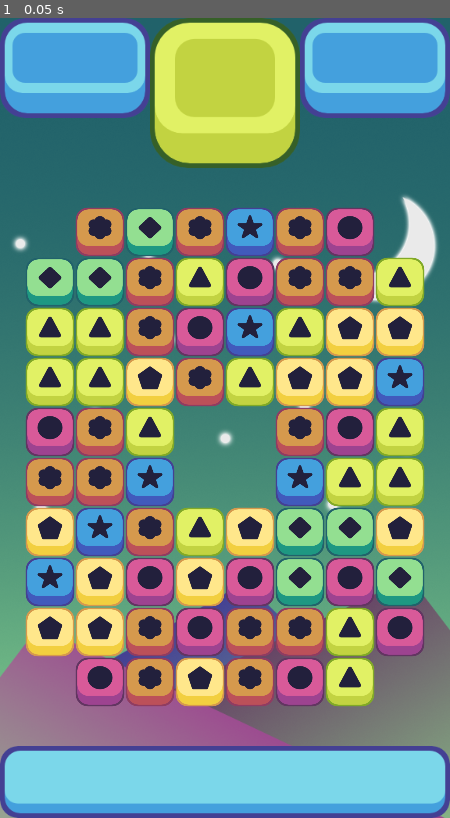
Above: before the commit, frame 1.
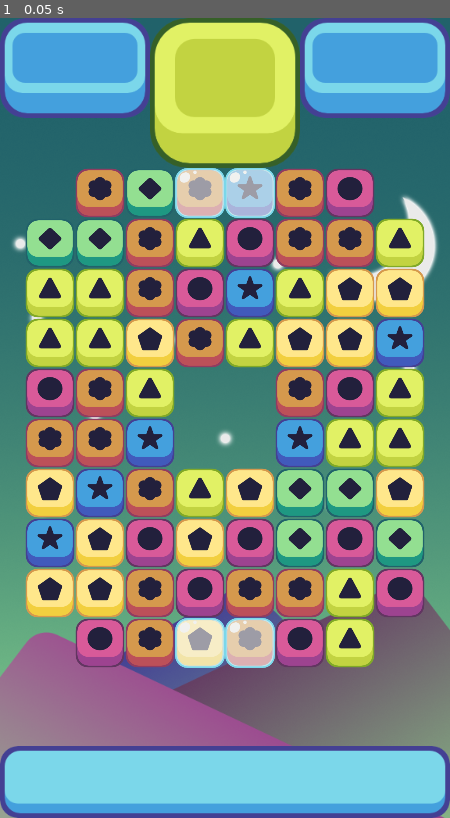
Above: after the commit, the same moment.

Repository: DeXoteric/G_Match3
Game: Godot game, scene res://scenes/GameWIndow.tscn
Two runs of this game, one before a commit and one after it. Both use one fixed random seed, a clock stepped at 60 frames per second and the inputs below.
Inputs:
- Up to frame 1 (0.05 s): no input

The runs differ from the first frame. In frame 1, 48% of the frame differs, in the area x 5-95%, y 18-86%.

Commit message:
Taft Episode 18 and 19

Diff:
--- a/G_Match3/scenes/GameWIndow.tscn
+++ b/G_Match3/scenes/GameWIndow.tscn
@@ -1,9 +1,10 @@
-[gd_scene load_steps=5 format=2]
+[gd_scene load_steps=6 format=2]
 
 [ext_resource path="res://assets/Bottom UI v 2.png" type="Texture" id=1]
 [ext_resource path="res://assets/Top UI v 2.png" type="Texture" id=2]
 [ext_resource path="res://assets/background 2.png" type="Texture" id=3]
 [ext_resource path="res://scripts/Grid.gd" type="Script" id=4]
+[ext_resource path="res://scripts/IceHolder.gd" type="Script" id=5]
 
 [node name="GameWIndow" type="Node2D"]
 
@@ -37,10 +38,14 @@
 width = 8
 height = 10
 x_start = 64
-y_start = 850
+y_start = 800
 offset = 64
 y_offset = 3
 empty_spaces = PoolVector2Array( 0, 0, 7, 0, 0, 9, 7, 9, 3, 4, 3, 5, 4, 4, 4, 5 )
+ice_spaces = PoolVector2Array( 3, 0, 4, 0, 3, 9, 4, 9 )
+
+[node name="IceHolder" type="Node2D" parent="."]
+script = ExtResource( 5 )
 
 [node name="DestroyTimer" type="Timer" parent="."]
 wait_time = 0.5
@@ -53,6 +58,8 @@
 [node name="RefillTimer" type="Timer" parent="."]
 wait_time = 0.5
 one_shot = true
+[connection signal="damage_ice" from="Grid" to="IceHolder" method="_on_Grid_damage_ice"]
+[connection signal="make_ice" from="Grid" to="IceHolder" method="_on_Grid_make_ice"]
 [connection signal="timeout" from="DestroyTimer" to="Grid" method="_on_DestroyTimer_timeout"]
 [connection signal="timeout" from="CollapseTimer" to="Grid" method="_on_CollapseTimer_timeout"]
 [connection signal="timeout" from="RefillTimer" to="Grid" method="_on_RefillTimer_timeout"]
--- /dev/null
+++ b/G_Match3/scenes/Ice.tscn
@@ -0,0 +1,12 @@
+[gd_scene load_steps=3 format=2]
+
+[ext_resource path="res://assets/Ice.png" type="Texture" id=1]
+[ext_resource path="res://scripts/Ice.gd" type="Script" id=2]
+
+[node name="Ice" type="Node2D"]
+script = ExtResource( 2 )
+health = 1
+
+[node name="Sprite" type="Sprite" parent="."]
+scale = Vector2( 0.5, 0.5 )
+texture = ExtResource( 1 )
--- a/G_Match3/scripts/Grid.gd
+++ b/G_Match3/scripts/Grid.gd
@@ -10,6 +10,7 @@
 export var offset: int
 export var y_offset: int
 export var empty_spaces: PoolVector2Array
+export var ice_spaces: PoolVector2Array
 
 var possible_pieces = [
 preload("res://scenes/BluePiece.tscn"),
@@ -29,12 +30,16 @@
 var last_direction := Vector2.ZERO
 var move_checked = false
 
+signal make_ice
+signal damage_ice
+
 
 func _ready():
 	state = MOVE
 	randomize()
 	all_pieces = make_2d_array()
 	spawn_pieces()
+	spawn_ice()
 
 
 func _process(delta):
@@ -42,9 +47,15 @@
 		touch_input()
 
 
-func restricted_movement(place):
-	for i in empty_spaces.size():
-		if empty_spaces[i] == place:
+func restricted_fill(place):
+	if is_in_array(empty_spaces, place):
+		return true
+	return false
+
+
+func is_in_array(array, item):
+	for i in array.size():
+		if array[i] == item:
 			return true
 	return false
 
@@ -61,7 +72,7 @@
 func spawn_pieces():
 	for i in width:
 		for j in height:
-			if !restricted_movement(Vector2(i, j)):
+			if !restricted_fill(Vector2(i, j)):
 				var rand = floor(rand_range(0, possible_pieces.size()))
 				var piece = possible_pieces[rand].instance()
 				var loops = 0
@@ -74,15 +85,20 @@
 				all_pieces[i][j] = piece
 
 
+func spawn_ice():
+	for i in ice_spaces.size():
+		emit_signal("make_ice", ice_spaces[i])
+
+
 func match_at(i, j, color):
 	if i > 1:
 		if all_pieces[i - 1][j] != null && all_pieces[i - 2][j] != null:
 			if all_pieces[i - 1][j].color == color && all_pieces[i - 2][j].color == color:
 				return true
 	if j > 1:
-			if all_pieces[i][j - 1] != null && all_pieces[i][j - 2] != null:
-				if all_pieces[i][j - 1].color == color && all_pieces[i][j - 2].color == color:
-					return true
+		if all_pieces[i][j - 1] != null && all_pieces[i][j - 2] != null:
+			if all_pieces[i][j - 1].color == color && all_pieces[i][j - 2].color == color:
+				return true
 
 
 func grid_to_pixel(column, row):
@@ -164,24 +180,29 @@
 			if all_pieces[i][j] != null:
 				var current_color = all_pieces[i][j].color
 				if i > 0 && i < width - 1:
-					if all_pieces[i - 1][j] != null && all_pieces[i + 1][j] != null:
+					if !is_piece_null(i - 1, j) && !is_piece_null(i + 1, j):
 						if all_pieces[i - 1][j].color == current_color && all_pieces[i + 1][j].color == current_color:
-							all_pieces[i - 1][j].matched = true
-							all_pieces[i - 1][j].dim()
-							all_pieces[i][j].matched = true
-							all_pieces[i][j].dim()
-							all_pieces[i + 1][j].matched = true
-							all_pieces[i + 1][j].dim()
+							match_and_dim(all_pieces[i - 1][j])
+							match_and_dim(all_pieces[i][j])
+							match_and_dim(all_pieces[i + 1][j])
 				if j > 0 && j < height - 1:
-					if all_pieces[i][j - 1] != null && all_pieces[i][j + 1] != null:
+					if !is_piece_null(i, j - 1) && !is_piece_null(i, j + 1):
 						if all_pieces[i][j - 1].color == current_color && all_pieces[i][j + 1].color == current_color:
-							all_pieces[i][j - 1].matched = true
-							all_pieces[i][j - 1].dim()
-							all_pieces[i][j].matched = true
-							all_pieces[i][j].dim()
-							all_pieces[i][j + 1].matched = true
-							all_pieces[i][j + 1].dim()
+							match_and_dim(all_pieces[i][j - 1])
+							match_and_dim(all_pieces[i][j])
+							match_and_dim(all_pieces[i][j + 1])
 	get_parent().get_node("DestroyTimer").start()
+
+
+func is_piece_null(column, row):
+	if all_pieces[column][row] == null:
+		return true
+	return false
+
+
+func match_and_dim(item):
+	item.matched = true
+	item.dim()
 
 
 func destroy_matched():
@@ -190,6 +211,7 @@
 		for j in height:
 			if all_pieces[i][j] != null:
 				if all_pieces[i][j].matched:
+					emit_signal("damage_ice", Vector2(i, j))
 					was_matched = true
 					all_pieces[i][j].queue_free()
 					all_pieces[i][j] = null
@@ -203,7 +225,7 @@
 func collapse_columns():
 	for i in width:
 		for j in height:
-			if all_pieces[i][j] == null && !restricted_movement(Vector2(i, j)):
+			if all_pieces[i][j] == null && !restricted_fill(Vector2(i, j)):
 				for k in range(j + 1, height):
 					if all_pieces[i][k] != null:
 						all_pieces[i][k].move(grid_to_pixel(i, j))
@@ -216,7 +238,7 @@
 func refill_columns():
 	for i in width:
 		for j in height:
-			if all_pieces[i][j] == null && !restricted_movement(Vector2(i, j)):
+			if all_pieces[i][j] == null && !restricted_fill(Vector2(i, j)):
 				var rand = floor(rand_range(0, possible_pieces.size()))
 				var piece = possible_pieces[rand].instance()
 				var loops = 0
@@ -237,7 +259,6 @@
 			if all_pieces[i][j] != null:
 				if match_at(i, j, all_pieces[i][j].color):
 					find_matches()
-					#get_parent().get_node("DestroyTimer").start()
 					return
 	state = MOVE
 	move_checked = false
--- /dev/null
+++ b/G_Match3/scripts/Ice.gd
@@ -0,0 +1,7 @@
+extends Node2D
+
+export var health: int
+
+
+func take_damage(damage):
+	health -= damage
--- /dev/null
+++ b/G_Match3/scripts/IceHolder.gd
@@ -0,0 +1,32 @@
+extends Node2D
+
+var ice_pieces = []
+var width = 8
+var height = 10
+var ice = preload("res://scenes/Ice.tscn")
+
+
+func make_2d_array():
+	var array = []
+	for i in width:
+		array.append([])
+		for j in height:
+			array[i].append(null)
+	return array
+
+
+func _on_Grid_make_ice(board_position):
+	if ice_pieces.size() == 0:
+		ice_pieces = make_2d_array()
+	var current = ice.instance()
+	add_child(current)
+	current.position = Vector2(board_position.x * 64 + 64, -board_position.y * 64 + 800)
+	ice_pieces[board_position.x][board_position.y] = current
+
+
+func _on_Grid_damage_ice(board_position):
+	if ice_pieces[board_position.x][board_position.y] != null:
+		ice_pieces[board_position.x][board_position.y].take_damage(1)
+		if ice_pieces[board_position.x][board_position.y].health <= 0:
+			ice_pieces[board_position.x][board_position.y].queue_free()
+			ice_pieces[board_position.x][board_position.y] = null
Binary file added: G_Match3/assets/Concrete.png
Not shown, added: G_Match3/assets/Concrete.png.import
Binary file added: G_Match3/assets/Ice.png
Not shown, added: G_Match3/assets/Ice.png.import
Binary file added: G_Match3/assets/Locks.png
Not shown, added: G_Match3/assets/Locks.png.import
Binary file added: G_Match3/assets/Slime.png
Not shown, added: G_Match3/assets/Slime.png.import
